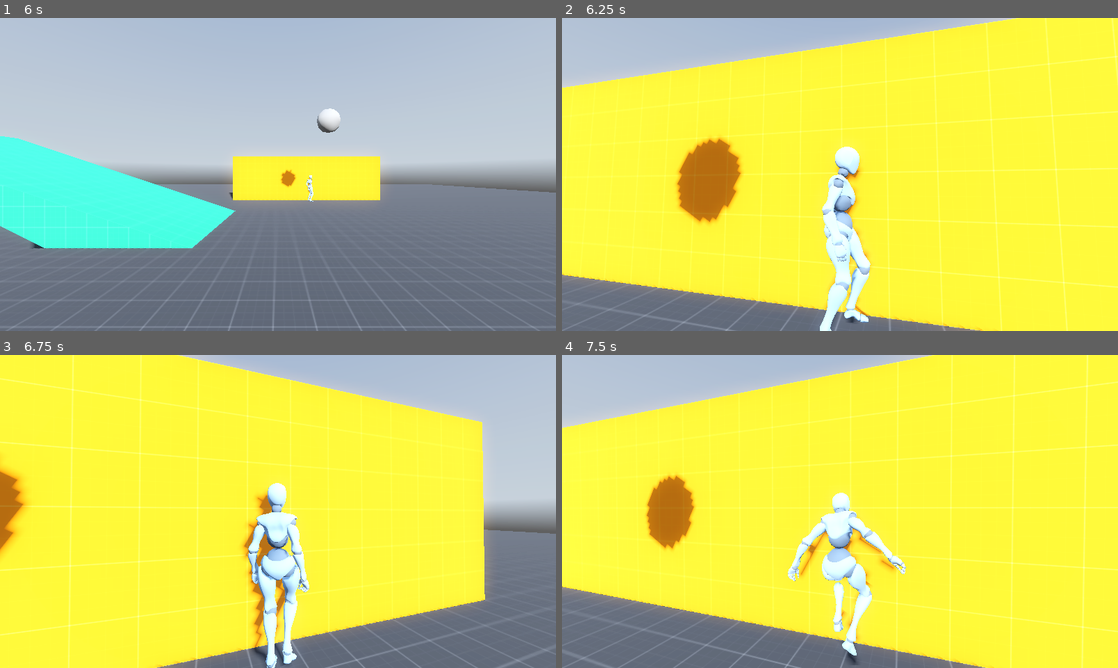
Above: before the commit, frames 1-4 (two rows, left to right).
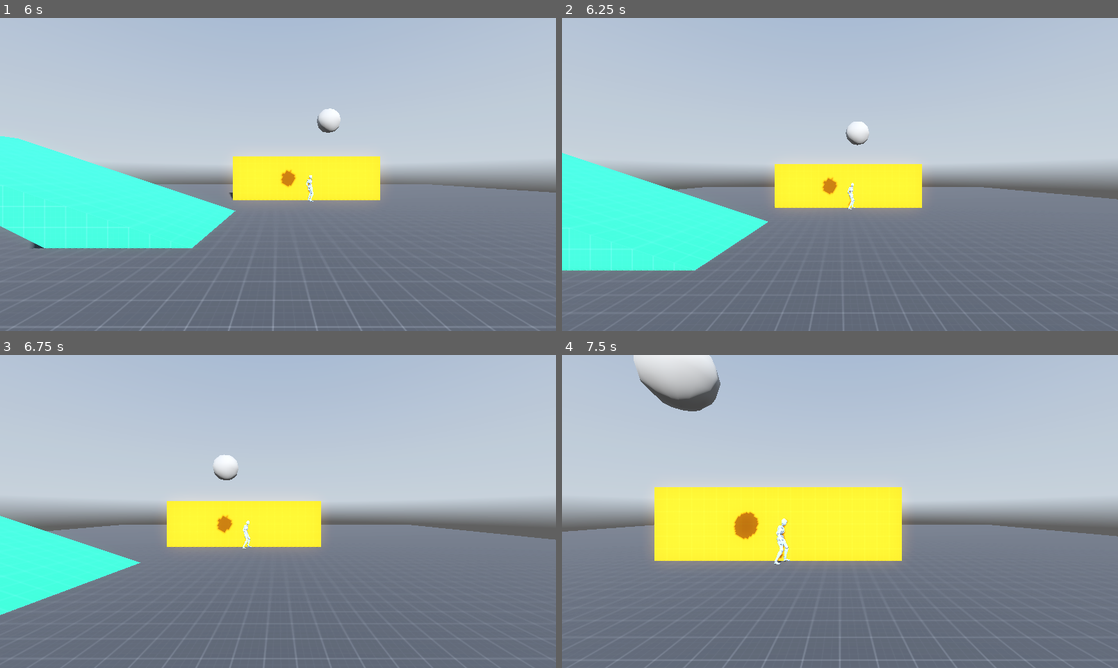
Above: after the commit, the same moments.

Repository: btarg/third-person-controller
Game: Godot game, scene res://Scenes/Levels/prototype.tscn
Two runs of this game, one before a commit and one after it. Both use one fixed random seed, a clock stepped at 60 frames per second and the inputs below. A sky picture missing from this copy of the repository is replaced by a grey-blue gradient.
Inputs (mouse positions are in pixels of both pictures, inside the frame that each line leads up to):
- Up to frame 1 (6 s): tap Enter at 0.5 s; move the mouse to (305, 174) at 0.52 s; hold W (move_forwards) 0.53-5.78 s; tap 2 at 0.6, 1.55, 2.3, 2.85, 3.8, 4.55, 5.3 s; tap Space (jump) at 0.77, 1.52, 3.02, 3.77, 4.52 s; move the mouse to (250, 174) at 1.27 s; click (250, 174) at 1.35 s; move the mouse to (289, 168) at 2.02 s; hold Shift (run) 2.03-2.78 s; move the mouse to (272, 180) at 2.77 s; move the mouse to (316, 177) at 3.52 s; tap 7 at 3.6 s; move the mouse to (233, 171) at 4.27 s; tap F at 4.35 s; move the mouse to (283, 174) at 5.02 s; tap P at 5.1 s; move the mouse to (255, 168) at 5.77 s; hold D (move_right) from 5.78 s (still down); tap R at 5.85 s
- Up to frame 2 (6.25 s): keep holding D (move_right); tap Space (jump) at 6.02 s; tap 2 at 6.05 s
- Up to frame 3 (6.75 s): move the mouse to (305, 511) at 6.52 s; release D (move_right) at 6.53 s; hold W (move_forwards) from 6.53 s (still down); tap 1 at 6.6 s
- Up to frame 4 (7.5 s): keep holding W (move_forwards); tap Space (jump) at 6.77 s; tap 2 at 6.8, 7.35 s; move the mouse to (812, 511) at 7.27 s

Frame 1 is identical in both runs. In frame 2, 82% of the frame differs, in the area x 0-100%, y 0-100%; in frame 3, 73%; in frame 4, 78%.
Error before the commit: Invalid access to property or key '<Resource#-9223372005582043846>' on a base object of type 'Dictionary'. (res://Scripts/BattleSystem/DataStructures/Character…
Error after the commit: Invalid access to property or key '<Resource#-9223372005783370438>' on a base object of type 'Dictionary'. (res://Scripts/BattleSystem/DataStructures/Character…

Commit message:
Use override function for state stuff

Diff:
--- a/Scripts/BattleSystem/BattleCharacter.gd
+++ b/Scripts/BattleSystem/BattleCharacter.gd
@@ -22,7 +22,6 @@
 @onready var battle_state := get_node("/root/GameModeStateMachine/BattleState") as BattleState
 @onready var exploration_state := get_node("/root/GameModeStateMachine/ExplorationState") as ExplorationState
 @onready var behaviour_state_machine := self.get_node("StateMachine") as StateMachine
-@onready var idle_state := behaviour_state_machine.get_node("IdleState") as IdleState
 
 
 @onready var stats := $CharacterStats as CharacterStats
@@ -44,7 +43,7 @@
 func _on_turn_started(character: BattleCharacter) -> void:
     if character == self:
         start_turn()
-    elif not active:
+    elif active:
         active = false
 
 func start_turn() -> void:
@@ -53,7 +52,7 @@
     print("========")
     active = true
 
-    idle_state.go_to_think_state()
+    behaviour_state_machine.set_state("ThinkState")
 
 
 func roll_initiative() -> int:
--- a/Scripts/BattleSystem/Behaviour/Enemy/IdleState.gd
+++ b/Scripts/BattleSystem/Behaviour/Enemy/IdleState.gd
@@ -1,10 +1,5 @@
 extends State
 class_name IdleState
-
-func go_to_think_state() -> void:
-    if active:
-        print("Going to think...")
-        Transitioned.emit(self, "ThinkState")
 
 func enter() -> void: pass
 func exit() -> void: pass
--- a/Scripts/GameMode/States/BattleState.gd
+++ b/Scripts/GameMode/States/BattleState.gd
@@ -185,9 +185,6 @@
             print_turn_order()
         elif event.is_pressed() and event.keycode == KEY_1:
             spawn_enemy()
-        elif event.is_pressed() and event.keycode == KEY_2:
-            GameModeStateMachine.override_state("ExplorationState")
-
         is_using_controller = false
 
     # if the input event is a controller input event, we can assume the player is using a controller
--- a/Scripts/StateMachine/StateMachine.gd
+++ b/Scripts/StateMachine/StateMachine.gd
@@ -58,7 +58,7 @@
 	new_state.enter()
 
 ## Immediately transition to a new state (unsafe!)
-func override_state(new_state: String) -> void:
+func set_state(new_state: String) -> void:
 	if !current_state:
 		printerr("Current state is null, cannot transition")
 		return
